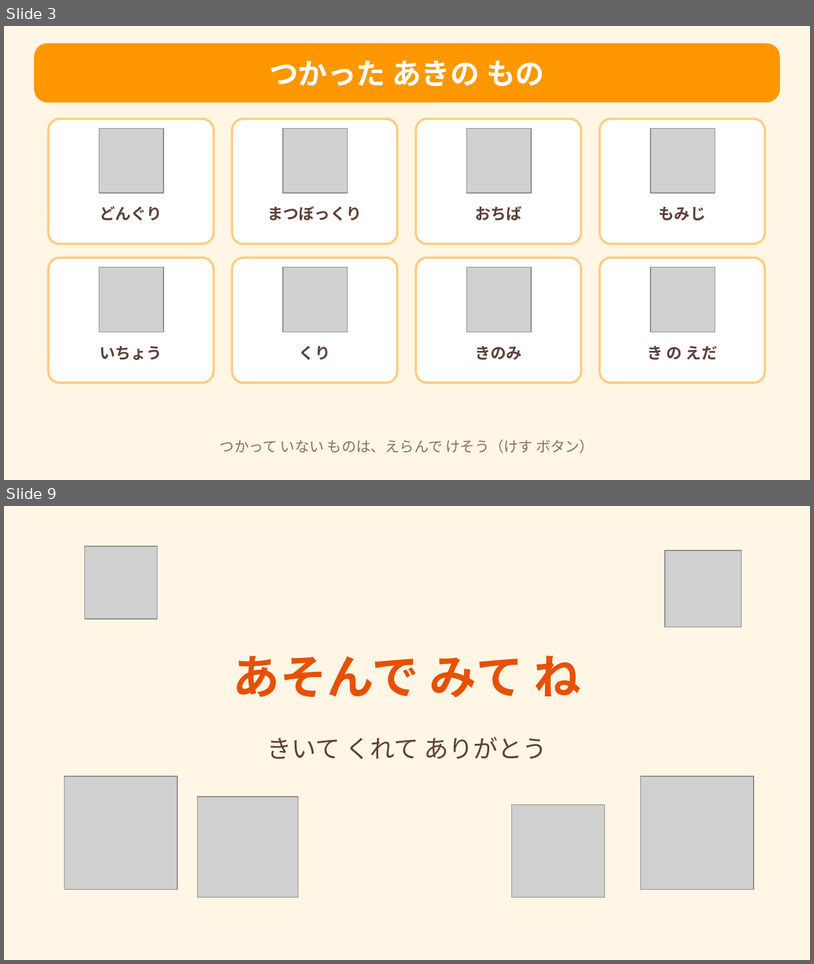
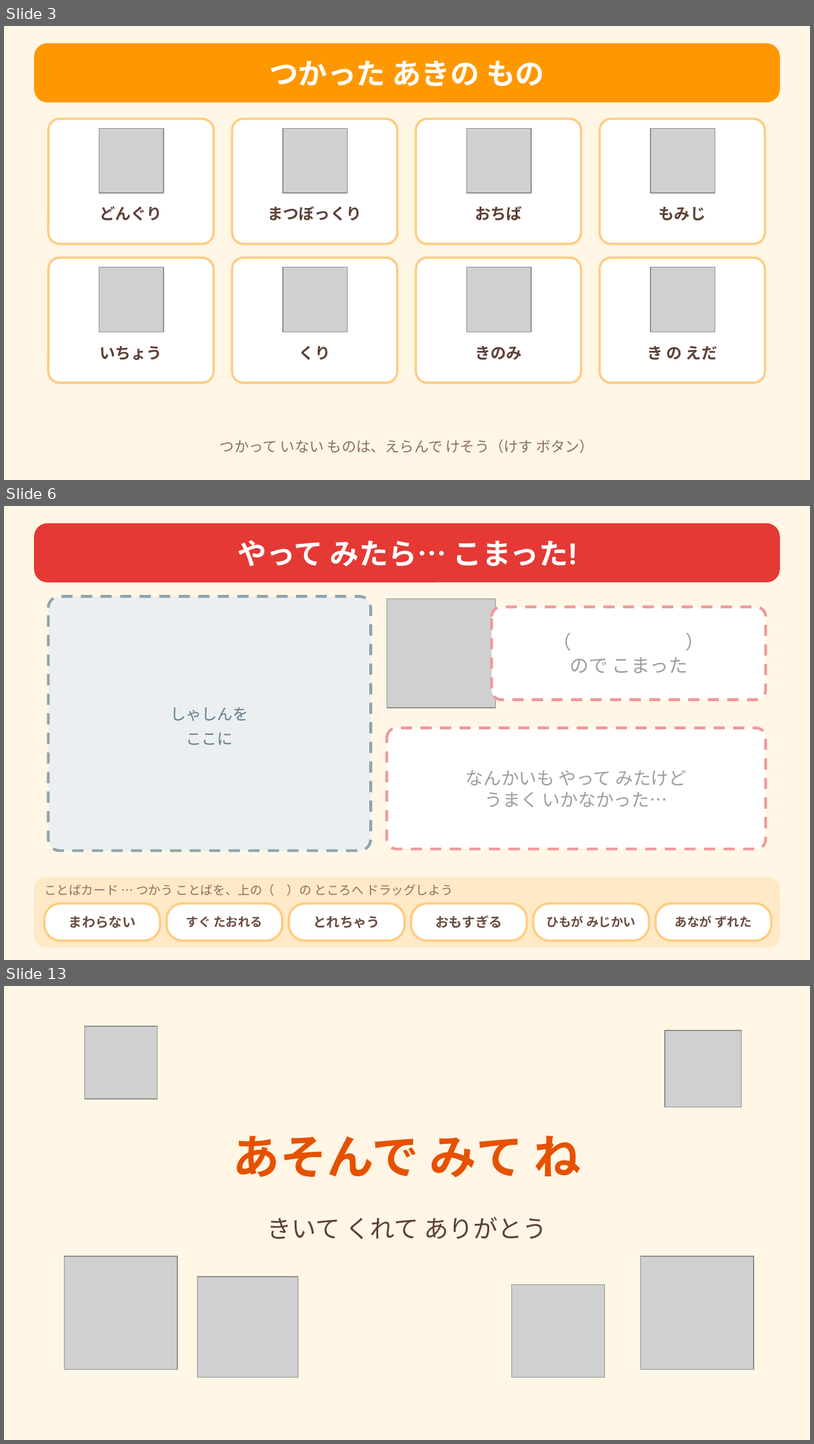
Before and after one commit to Erica-sensei/happyo-maker, a slide deck: canva/aki-omocha-template.pptx. Shown one above the other, each under a label of ours: slides 3 and 9 before the commit, slides 3, 6 and 13 after it; the slides between them are not shown. The pictures are 814x964 and 814x1444 pixels, drawn with LibreOffice and Linux fonts; fonts in the diff are those of the drawing; grey boxes stand for pictures. Boxes give left, top, right and bottom in pixels: in the first picture for what was removed or moved away, otherwise in the second. Text is boxed around its words. In the diff, an @@ line names an element or a change of style, - is before the commit and + after.

```diff
--- a/canva/aki-omocha-template.pptx
+++ b/canva/aki-omocha-template.pptx
@@ slide 6 added at box(4, 506, 810, 960), background #FFF6E5 @@
@@ rounded rectangle added at box(35, 524, 780, 582), fill #E53935, outline #E53935 1 pt @@
@@ text added at box(237, 540, 577, 567), 26 pt, text #FFFFFF, bold @@
+やって みたら… こまった!
@@ rounded rectangle added at box(48, 597, 371, 850), fill #ECEFF1, outline #90A4AE 2.5 pt dashed @@
@@ picture added at box(387, 599, 496, 708) @@
@@ rounded rectangle added at box(492, 607, 766, 700), fill #FFFFFF, outline #EF9A9A 2.5 pt dashed @@
@@ text added at box(570, 657, 688, 673), 17 pt, text #9E9E9E @@
+（ ）
+ので こまった
@@ text added at box(170, 707, 249, 745), 14 pt, text #607D8B @@
+しゃしんを
+ここに
@@ rounded rectangle added at box(387, 728, 766, 849), fill #FFFFFF, outline #EF9A9A 2.5 pt dashed @@
@@ text added at box(466, 770, 687, 807), 16 pt, text #9E9E9E @@
+なんかいも やって みたけど
+うまく いかなかった…
@@ rounded rectangle added at box(35, 878, 780, 947), fill #FFE9C7, outline #FFE9C7 1 pt @@
@@ text added at box(44, 883, 453, 895), 11 pt, text #8D6E63 @@
+ことばカード … つかう ことばを、上の（ ）の ところへ ドラッグしよう
@@ rounded rectangle added at box(44, 903, 161, 940), fill #FFFFFF, outline #FFCC80 2 pt @@
@@ text added at box(69, 915, 136, 928), 12 pt, text #6D4C41, bold @@
+まわらない
@@ rounded rectangle added at box(167, 903, 283, 940), fill #FFFFFF, outline #FFCC80 2 pt @@
@@ text added at box(186, 916, 263, 927), 11 pt, text #6D4C41, bold @@
+すぐ たおれる
@@ rounded rectangle added at box(288, 903, 405, 940), fill #FFFFFF, outline #FFCC80 2 pt @@
@@ text added at box(313, 916, 380, 928), 12 pt, text #6D4C41, bold @@
+とれちゃう
@@ rounded rectangle added at box(411, 903, 527, 940), fill #FFFFFF, outline #FFCC80 2 pt @@
@@ text added at box(435, 915, 503, 928), 12 pt, text #6D4C41, bold @@
+おもすぎる
@@ rounded rectangle added at box(534, 903, 650, 940), fill #FFFFFF, outline #FFCC80 2 pt @@
@@ text added at box(547, 915, 636, 927), 11 pt, text #6D4C41, bold @@
+ひもが みじかい
@@ rounded rectangle added at box(656, 903, 771, 940), fill #FFFFFF, outline #FFCC80 2 pt @@
@@ text added at box(675, 915, 752, 927), 11 pt, text #6D4C41, bold @@
+あなが ずれた
@@ what was slide 9 is now slide 13 @@
```
Also in this commit, not shown: 5 slides changed, 3 other slides added, 4 other files.
